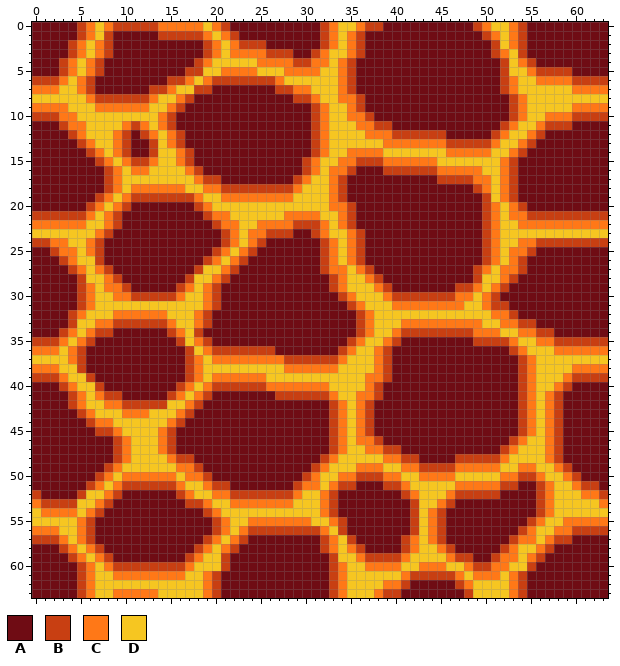
One commit to this pixel-art file: Assets/Art/Sprites/LavaSurface.aseprite. Above: the version before the commit.
64x64 pixels, 1 frame.
Palette (. is transparent): A #6f0c14  B #c83f12  C #ff7817  D #f6c621
New version:
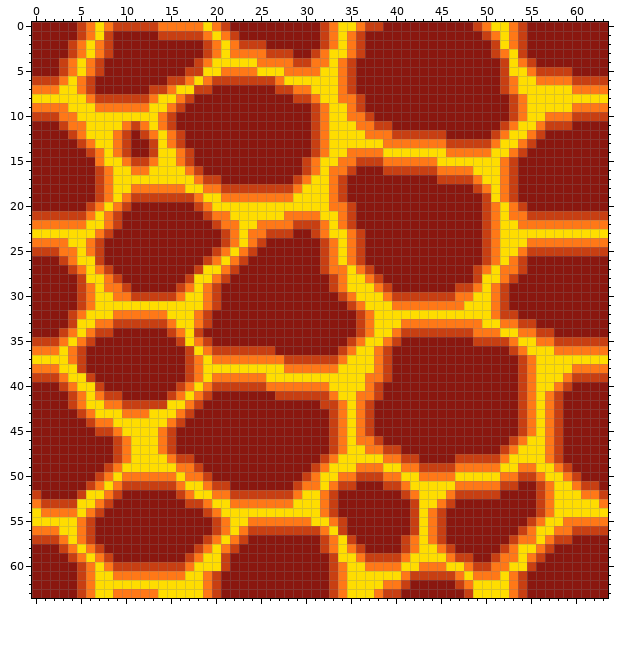
Changes in this commit:
Colour A changes from #6f0c14 to #8a170f.
Colour D changes from #f6c621 to #ffdd00.
Colour A becomes colour B in rows 16 to 18 at x 7; in row 25 at x 0 to 1 and 56 to 63; in row 30 at x 52; in row 42 at x 32.
Colour C becomes colour B in row 32 at x 52.
Colour B becomes colour C in row 15 at x 7; in rows 16 to 18 at x 8; in row 24 at x 0 to 1 and 56 to 63; in rows 30 to 31 at x 51.
Colour C becomes colour D in row 15 at x 8; in row 16 at x 9 and 49; in row 17 at x 9 and 50; in row 18 at x 9; in row 24 at x 54; in row 25 at x 53.
Colour C becomes colour D in rows 30 to 31 at x 50.
